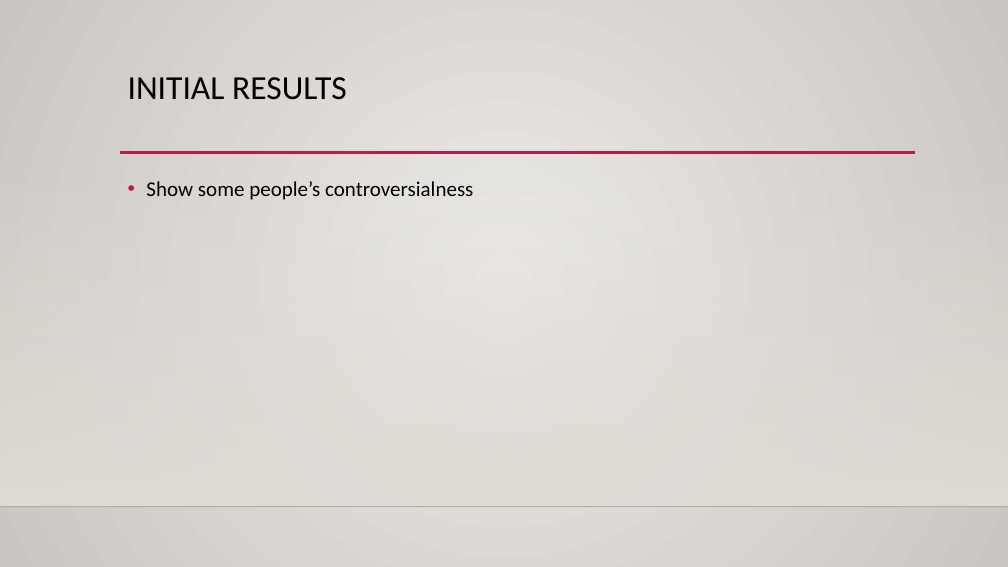
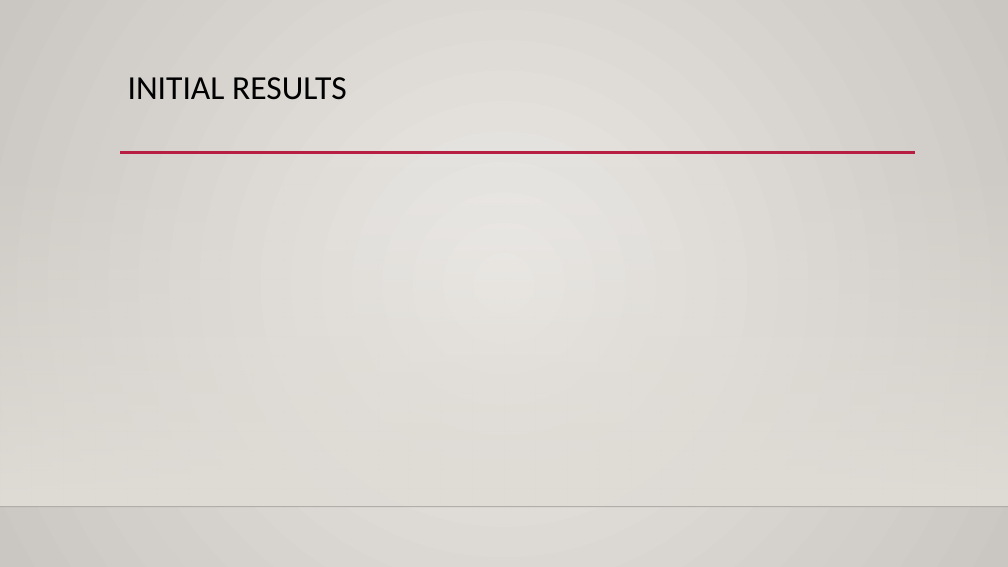
Before and after one commit to ptins/TweekOrTweet, a slide deck: slide 6 of Midterm Presentation DRAFT.pptx. Drawn at 1008x567 pixels with LibreOffice and Linux fonts; fonts in the diff are those of the drawing; background and template pictures are left out. Boxes give left, top, right and bottom in pixels: in the first picture for what was removed or moved away, otherwise in the second. Text is boxed around its words. In the diff, an @@ line names an element or a change of style, - is before the commit and + after.

```diff
--- a/Midterm Presentation DRAFT.pptx
+++ b/Midterm Presentation DRAFT.pptx
@@ text removed at box(146, 181, 473, 200) @@
-• Show some people’s controversialness
```
Also in this commit, not shown: 4 other slides changed.
